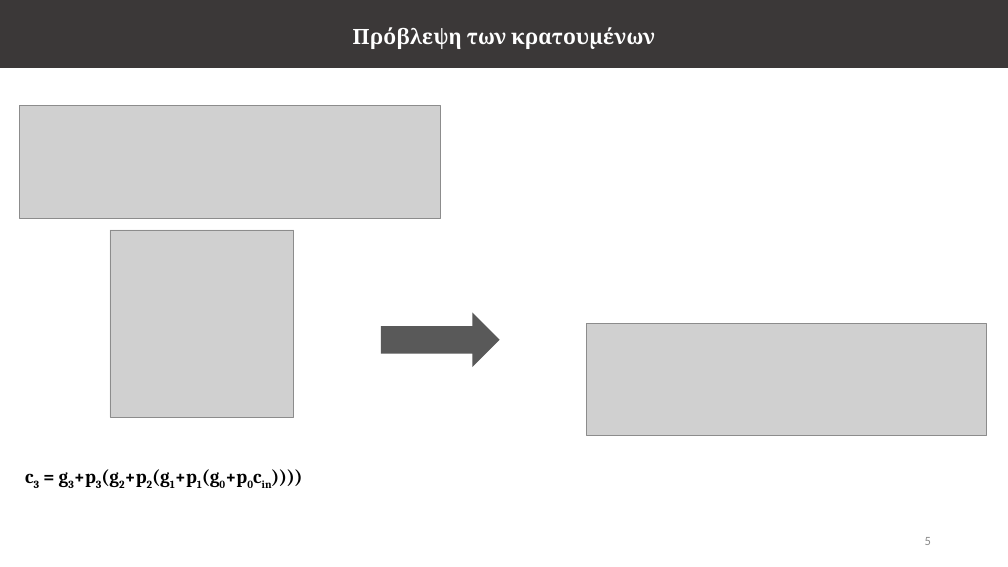
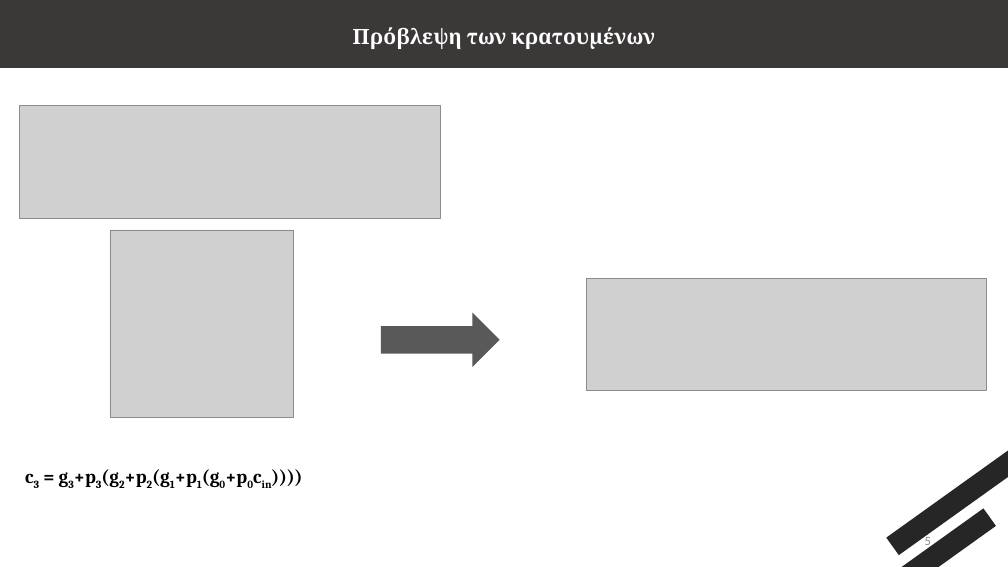
Before and after one commit to vassilas/THESIS_DOC, a slide deck: slide 5 of Presentation/Presentation.pptx. Drawn at 1008x567 pixels with LibreOffice and Linux fonts; fonts in the diff are those of the drawing; grey boxes stand for pictures. Boxes give left, top, right and bottom in pixels: in the first picture for what was removed or moved away, otherwise in the second. Text is boxed around its words. In the diff, an @@ line names an element or a change of style, - is before the commit and + after.

```diff
--- a/Presentation/Presentation.pptx
+++ b/Presentation/Presentation.pptx
@@ picture: place and size @@
-picture at <box>587,324,987,436</box>
+picture at <box>587,278,987,390</box>
@@ rectangle added at <box>887,397,1008,555</box>, fill #262626 @@
@@ rectangle added at <box>787,508,997,567</box>, fill #262626 @@
```
Also in this commit, not shown: 12 other slides changed, 9 slides added, 2 slides removed, 9 other files.
